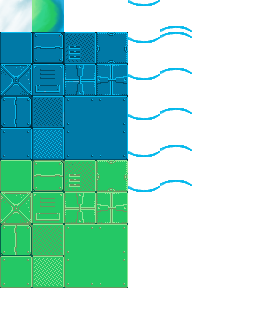
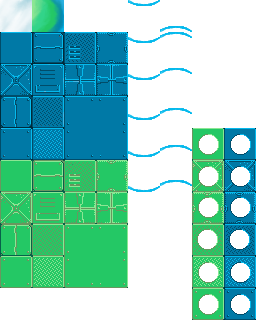
Layer changes from the first 256x320 image to the second:
added layer "fenster_blue" above "fenster3" over [224,128,256,320]
added layer "fenster3" above "walls_green" over [192,128,224,320]
